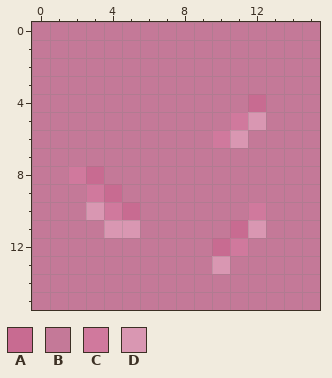
Two versions of one pixel-art file, Assets/Sprites/grass2inverted.aseprite. This is how it looked before the edit.
16x16 pixels, 1 frame.
Palette (. is transparent): A #c86b91  B #c47998  C #d0799d  D #d997b2
Pixels before, first column x 0:
 0 BBBBBBBBBBBBBBBB
 1 BBBBBBBBBBBBBBBB
 2 BBBBBBBBBBBBBBBB
 3 BBBBBBBBBBBBBBBB
 4 BBBBBBBBBBBBABBB
 5 BBBBBBBBBBBCDBBB
 6 BBBBBBBBBBCDBBBB
 7 BBBBBBBBBBBBBBBB
 8 BBCABBBBBBBBBBBB
 9 BBBCABBBBBBBBBBB
10 BBBDCABBBBBBCBBB
11 BBBBDDBBBBBADBBB
12 BBBBBBBBBBACBBBB
13 BBBBBBBBBBDBBBBB
14 BBBBBBBBBBBBBBBB
15 BBBBBBBBBBBBBBBB
New version:
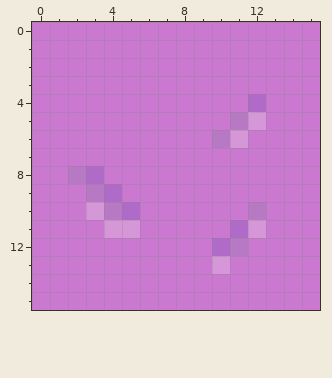
The edit:
{"colour":"A","old":"#c86b91","new":"#b06bc8"}
{"colour":"B","old":"#c47998","new":"#cb79d0"}
{"colour":"C","old":"#d0799d","new":"#b879c4"}
{"colour":"D","old":"#d997b2","new":"#d697d9"}
{"label":"changed","picture_box":[32,22,320,310]}
